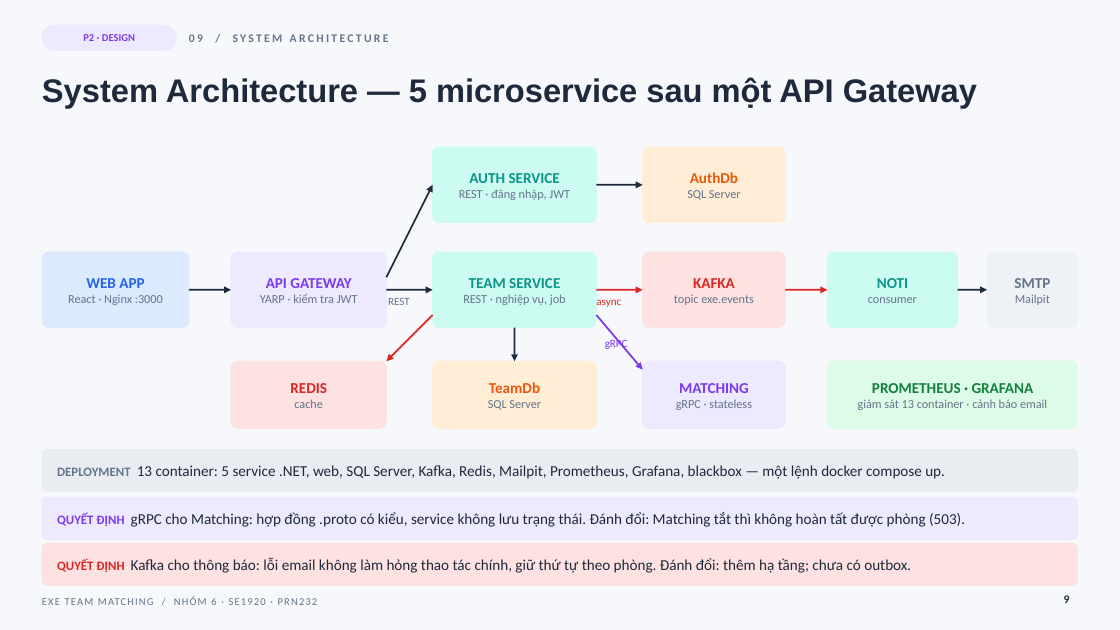
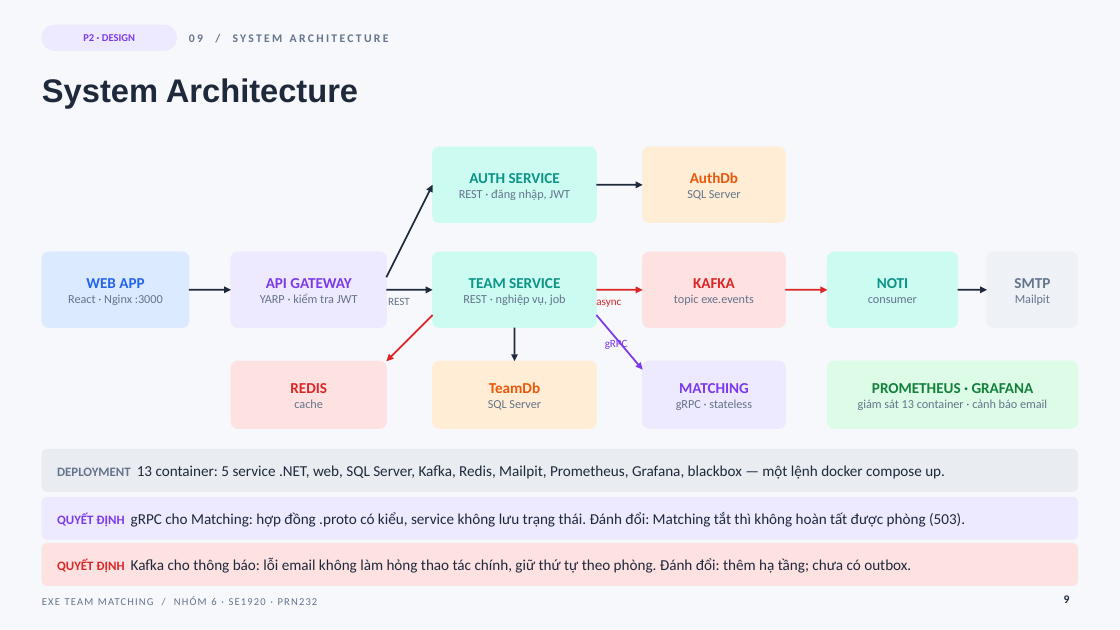
Before and after one commit to co-duong-hao/PRN232_Final, a slide deck: slide 9 of docs/slides/EXE_Team_Matching_Nhom6.pptx. Drawn at 1120x630 pixels with LibreOffice and Linux fonts; fonts in the diff are those of the drawing. Boxes give left, top, right and bottom in pixels: in the first picture for what was removed or moved away, otherwise in the second. Text is boxed around its words. In the diff, an @@ line names an element or a change of style, - is before the commit and + after.

```diff
--- a/docs/slides/EXE_Team_Matching_Nhom6.pptx
+++ b/docs/slides/EXE_Team_Matching_Nhom6.pptx
@@ title at <box>42,78,358,108</box>: text changed @@
-System Architecture — 5 microservice sau một API Gateway
+System Architecture
```
Also in this commit, not shown: 27 other slides changed, 2 other files.
